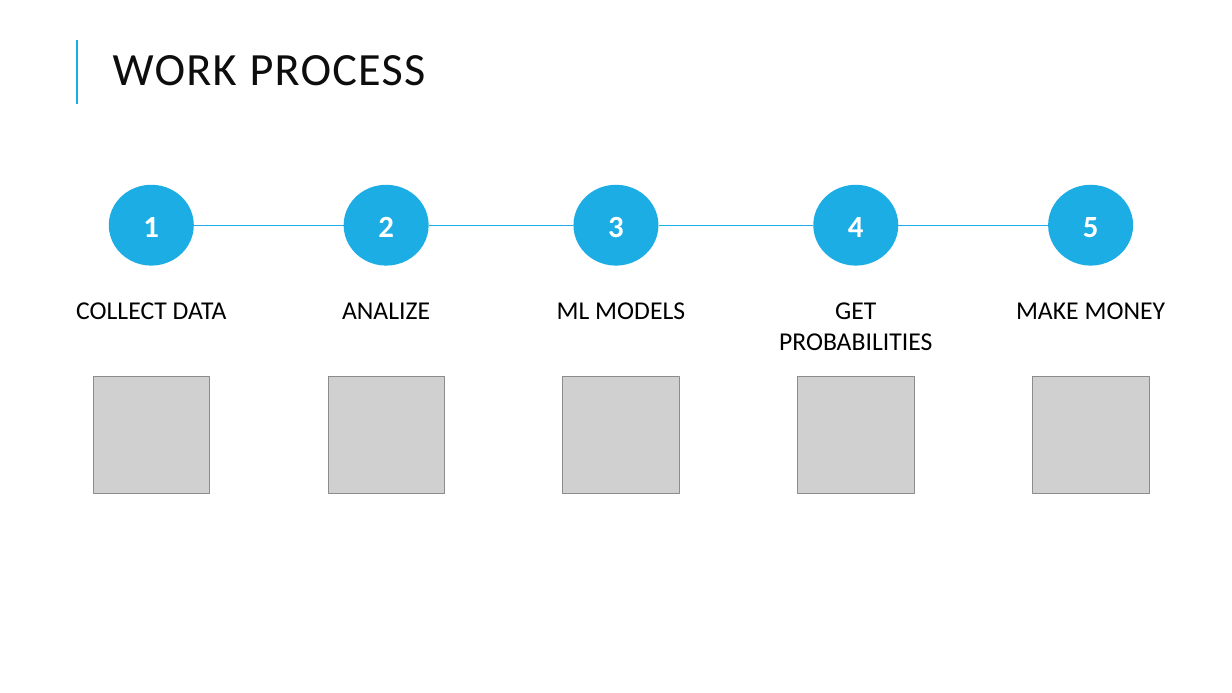
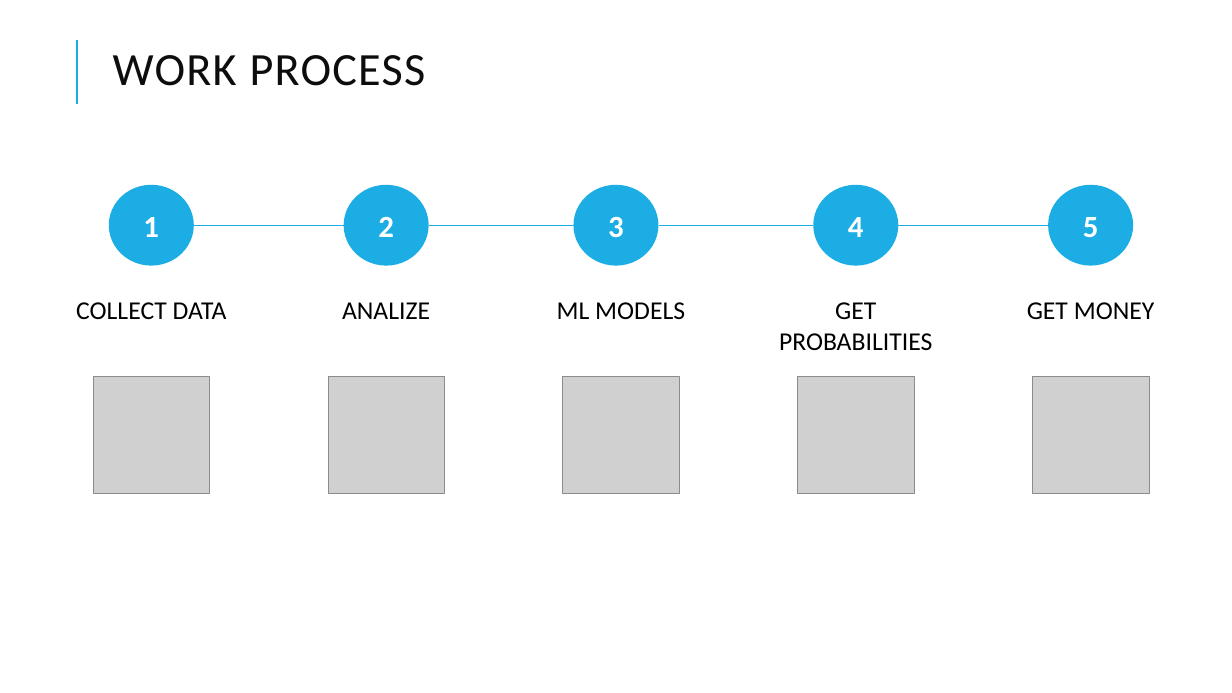
Before and after one commit to alberthr/UBIQUM_1X2_Python, a slide deck: slide 4 of PRESENTACION ALBERT.pptx (slide 3 before the commit). Drawn at 1232x693 pixels with LibreOffice and Linux fonts; fonts in the diff are those of the drawing; grey boxes stand for pictures. Boxes give left, top, right and bottom in pixels: in the first picture for what was removed or moved away, otherwise in the second. Text is boxed around its words. In the diff, an @@ line names an element or a change of style, - is before the commit and + after.

```diff
--- a/PRESENTACION ALBERT.pptx
+++ b/PRESENTACION ALBERT.pptx
@@ text at (1027,302,1155,319): text changed @@
-MAKE MONEY
+GET MONEY
```
Also in this commit, not shown: 6 other slides changed, 2 slides added, 1 slide removed, 4 other files.
